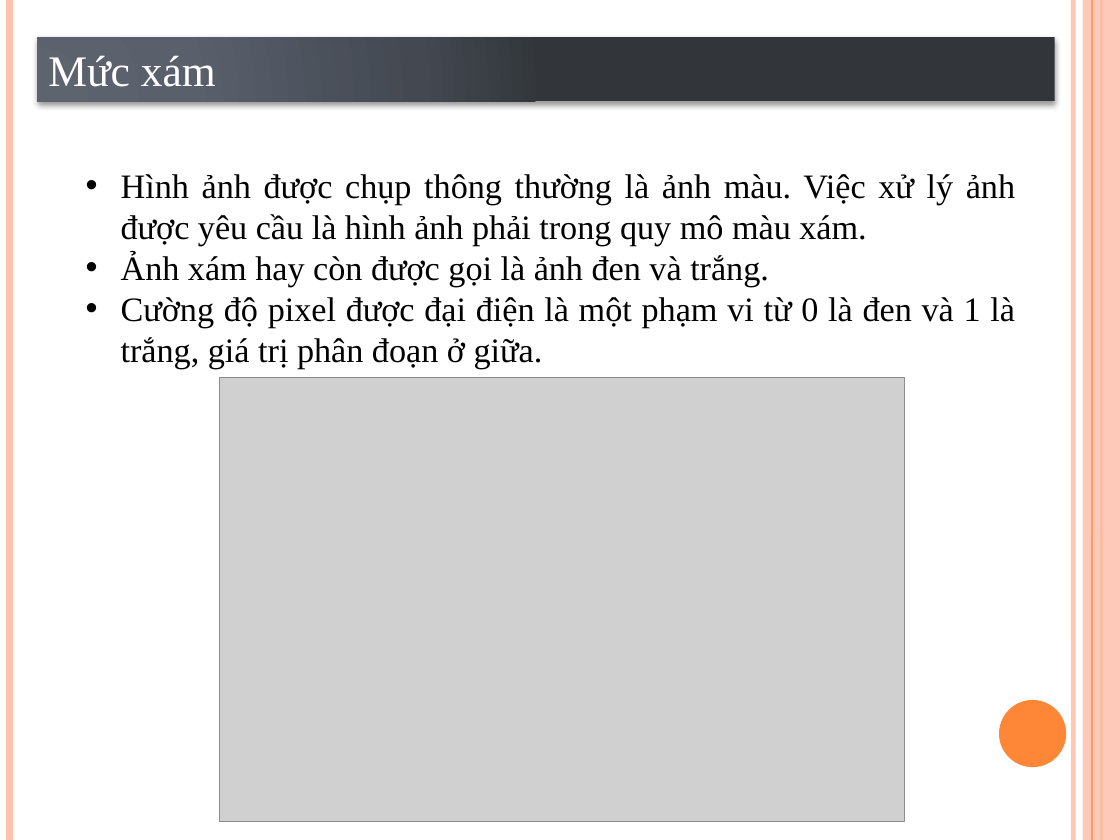
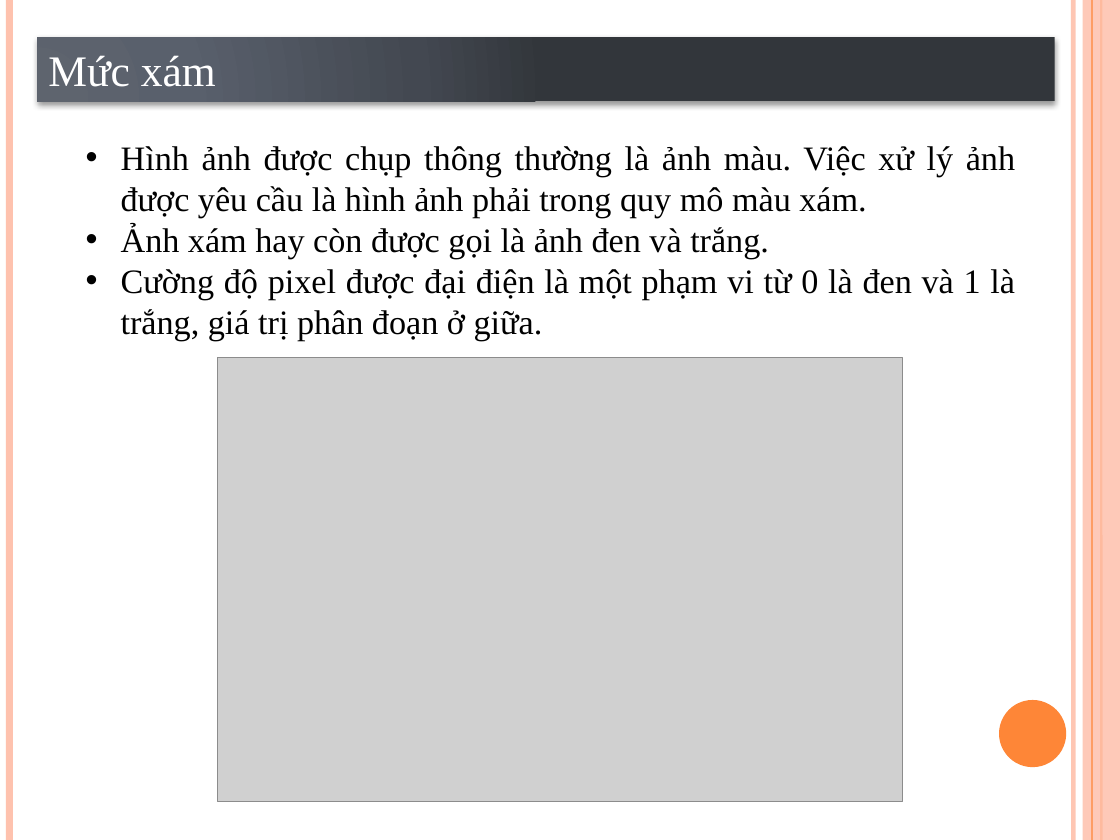
Before and after one commit to VoLeKhanhDuy/Xu_Ly_Anh, a slide deck: slide 9 of Optical character recognition using template matching.pptx. Drawn at 1120x840 pixels with LibreOffice and Linux fonts; fonts in the diff are those of the drawing; grey boxes stand for pictures. Boxes give left, top, right and bottom in pixels: in the first picture for what was removed or moved away, otherwise in the second. Text is boxed around its words. In the diff, an @@ line names an element or a change of style, - is before the commit and + after.

```diff
--- a/Optical character recognition using template matching.pptx
+++ b/Optical character recognition using template matching.pptx
@@ text "Hình ảnh được chụp thông ...": place and size @@
-text "Hình ảnh được chụp thông ..." at <box>121,174,1015,369</box>
+text "Hình ảnh được chụp thông ..." at <box>121,146,1015,341</box>
@@ picture: place and size @@
-picture at <box>220,377,905,821</box>
+picture at <box>217,357,903,801</box>
```
Also in this commit, not shown: 5 other slides changed, 1 slide added.
